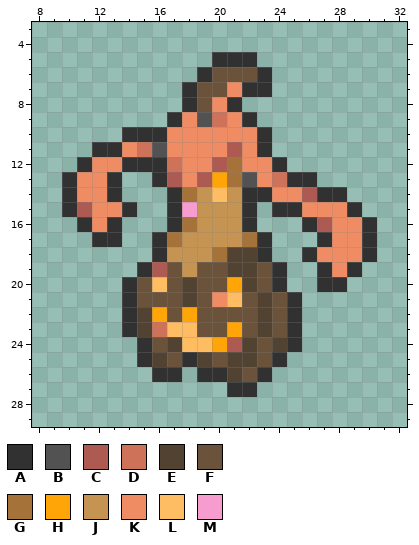
File history of a pixel-art sprite, images/icons/pokemon/711-large.png. Above: the version before the commit.
The file is 40x30 pixels. Shown: x 8..32, y 3..29.
Palette (. is transparent): A #313131  B #525252  C #ad5a52  D #ce735a  E #524231  F #6b523a  G #a5733a  H #ffa508  J #c59452  K #ef8c63  L #ffbd63  M #f79cce
Pixels before, first column x 10:
 5 ..........AAA........
 6 .........AFFFA.......
 7 ........AFFKAA.......
 8 ........AFKA.........
 9 .......AKBDKA........
10 ....AAAKKKKKKA.......
11 ..AAKDBKKKKCKA.......
12 .AKKAAADKKCGKKA......
13 AKKA..ACKCHGBKDAA....
14 AKKA...AGJLJAAKKCAA..
15 ACKKA..AMJJJA.AAKKKA.
16 .AKA...AGJJJA...ACKKA
17 ..AA..AGJJJJGA...AKKA
18 ......AJJJGEEA..AKKKA
19 .....ACFJFFEEFA..AKA.
20 ....AFLFEFFHEFA..AA..
21 ....AFFFEFKLFEFA.....
22 ....AEHFHFFFFEFA.....
23 ....AEDLLFFHFEFA.....
24 .....AFELLHCEFEA.....
25 .....AEFAEFEEFA......
26 ......AA.AAEFA.......
27 ...........AA........
And afterwards:
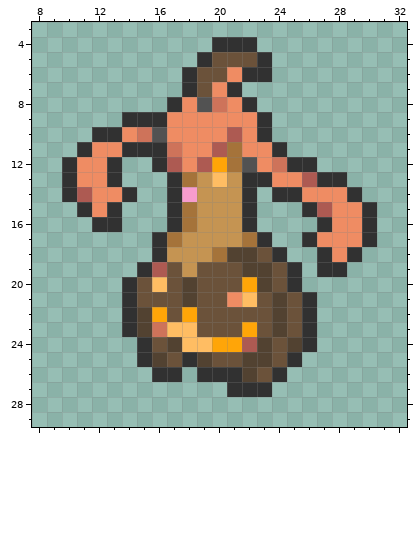
The exact change:
y 4: x 20..22 ... -> AAA
y 5: x 19..23 .AAA. -> AFFFA
y 6: x 18..19 .A -> AF; x 21..22 FF -> KA
y 7: x 20..23 FKAA -> KA..
y 8: x 17..22 .AFKA. -> AKBDKA
y 9: x 14..17 ...A -> AAAK; x 19..20 BD -> KK; x 22..23 A. -> KA
y 10: x 12..16 ..AAA -> AAKDB; x 21 K -> C
y 11: x 11..17 .AAKDBK -> AKKAAAD; x 20..21 KC -> CG; x 23..24 A. -> KA
y 12: x 10..11 .A -> AK; x 13..15 KAA -> A..; x 17 D -> C; x 19..20 KC -> CH; x 22 K -> B; x 24..26 A.. -> DAA
y 13: x 16..28 ACKCHGBKDAA.. -> .AGJLJAAKKCAA
y 14: x 11 K -> C; x 13..14 A. -> KA; x 18 G -> M; x 20 L -> J; x 23..29 AKKCAA. -> .AAKKKA
y 15: x 10..11 AC -> .A; x 13..14 KA -> A.; x 18 M -> G; x 24..27 AAKK -> ..AC; x 29..30 A. -> KA
y 16: x 11..12 AK -> .A; x 26..27 AC -> .A
y 17: x 12..13 AA -> ..; x 26..27 .A -> AK
y 18: x 23..24 A. -> FA; x 26..27 AK -> .A; x 29..30 KA -> A.
y 19: x 21 E -> F; x 23..25 FA. -> EFA; x 28..29 KA -> A.
y 20: x 21..25 HEFA. -> FHEFA; x 27..28 AA -> ..
y 21: x 20..26 KLFEFA. -> FKLFEFA
y 22: x 23..26 EFA. -> FEFA
y 23: x 21..26 HFEFA. -> FHFEFA
y 24: x 21..26 CEFEA. -> HCEFEA
y 25: x 21 E -> F; x 23..25 FA. -> EFA
y 26: x 21..24 EFA. -> AEFA
y 27: x 23 . -> A
